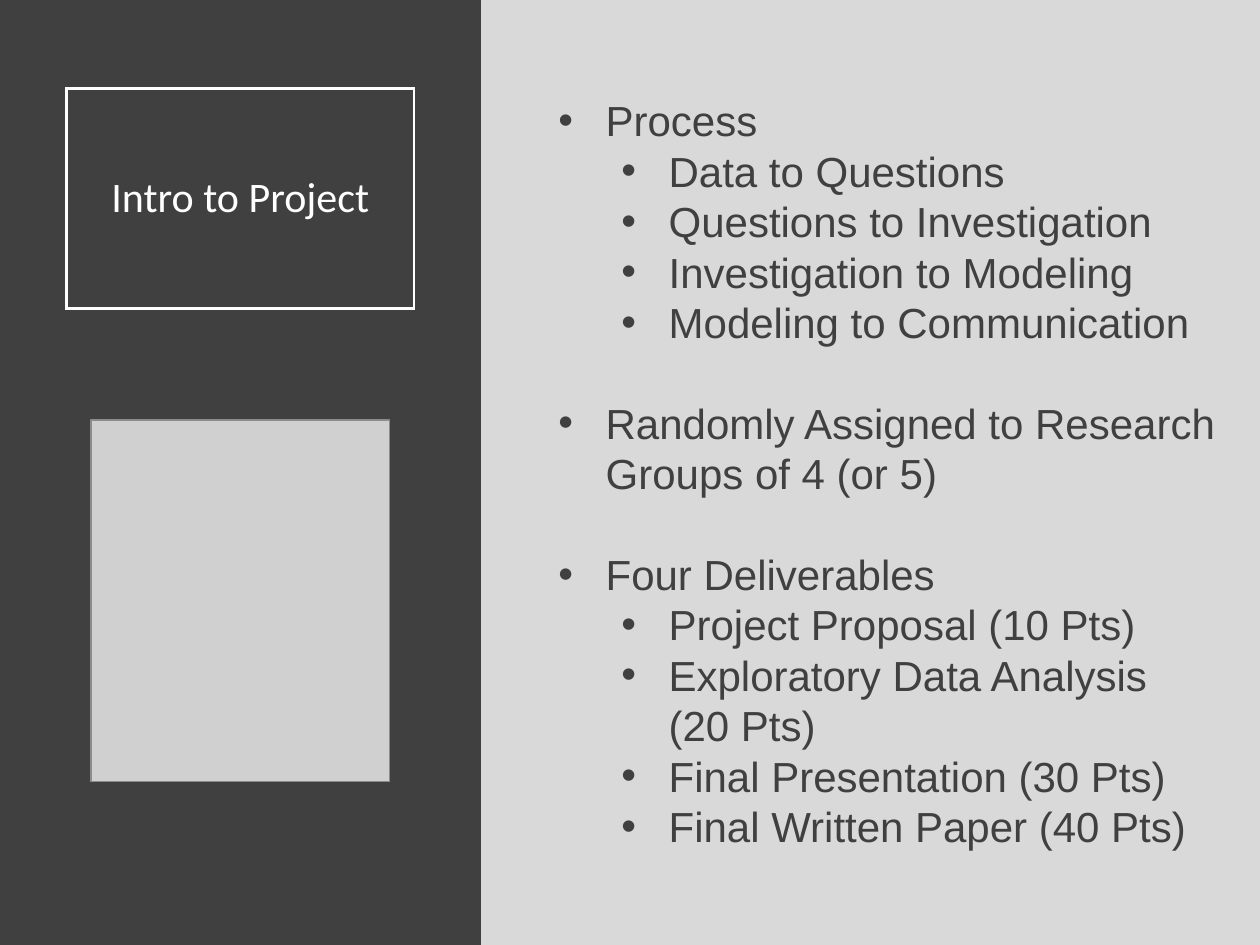
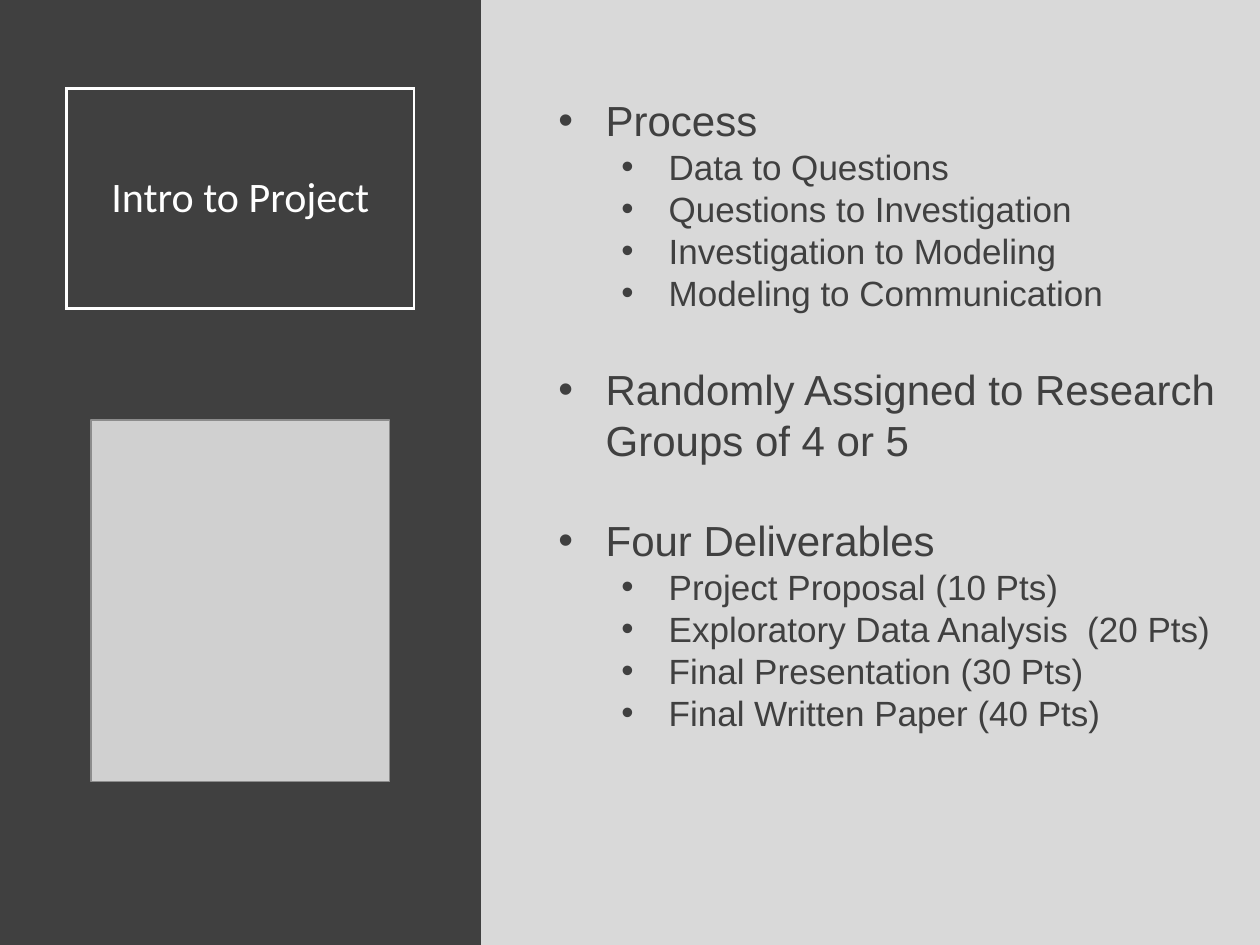
Before and after one commit to SuperMarioGiacomazzo/STOR320_WEBSITE, a slide deck: slide 2 of Lecture/Final Project 1/Final_Project_1_Lecture.pptx. Drawn at 1260x945 pixels with LibreOffice and Linux fonts; fonts in the diff are those of the drawing; grey boxes stand for pictures. Boxes give left, top, right and bottom in pixels: in the first picture for what was removed or moved away, otherwise in the second. Text is boxed around its words. In the diff, an @@ line names an element or a change of style, - is before the commit and + after.

Commit message:
Project Updates

```diff
--- a/Lecture/Final Project 1/Final_Project_1_Lecture.pptx
+++ b/Lecture/Final Project 1/Final_Project_1_Lecture.pptx
@@ text at <box>669,154,1210,733</box>: size 24 to 20 pt in "Data to Questions", "Questions to Investigation", "Investigation to Modeling", "Modeling to Communication" and 4 more places @@
@@ text at <box>606,374,1215,464</box>: text changed @@
-• Randomly Assigned to Research Groups of 4 (or 5)
+• Randomly Assigned to Research Groups of 4 or 5
```
Also in this commit, not shown: 15 other slides changed, 3 other files.
